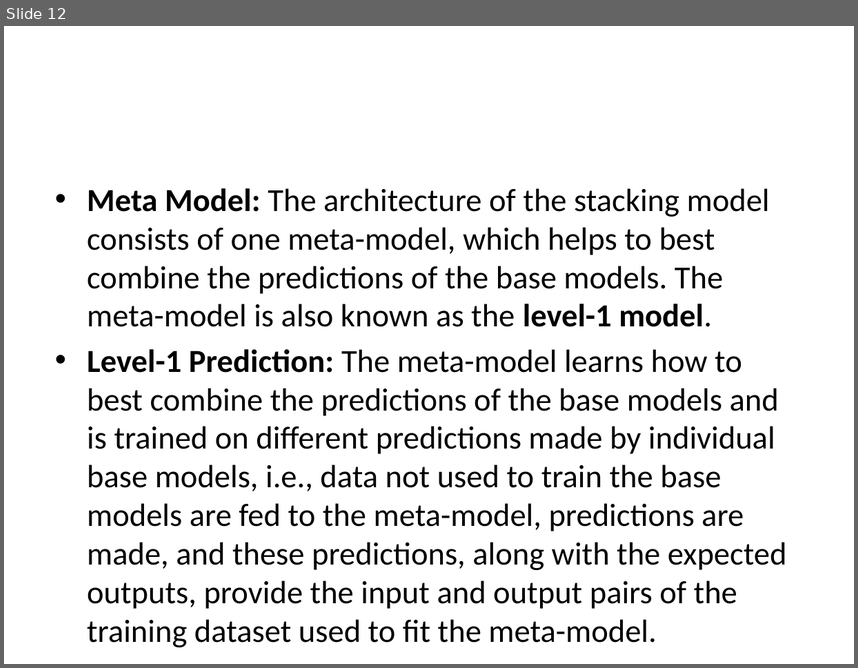
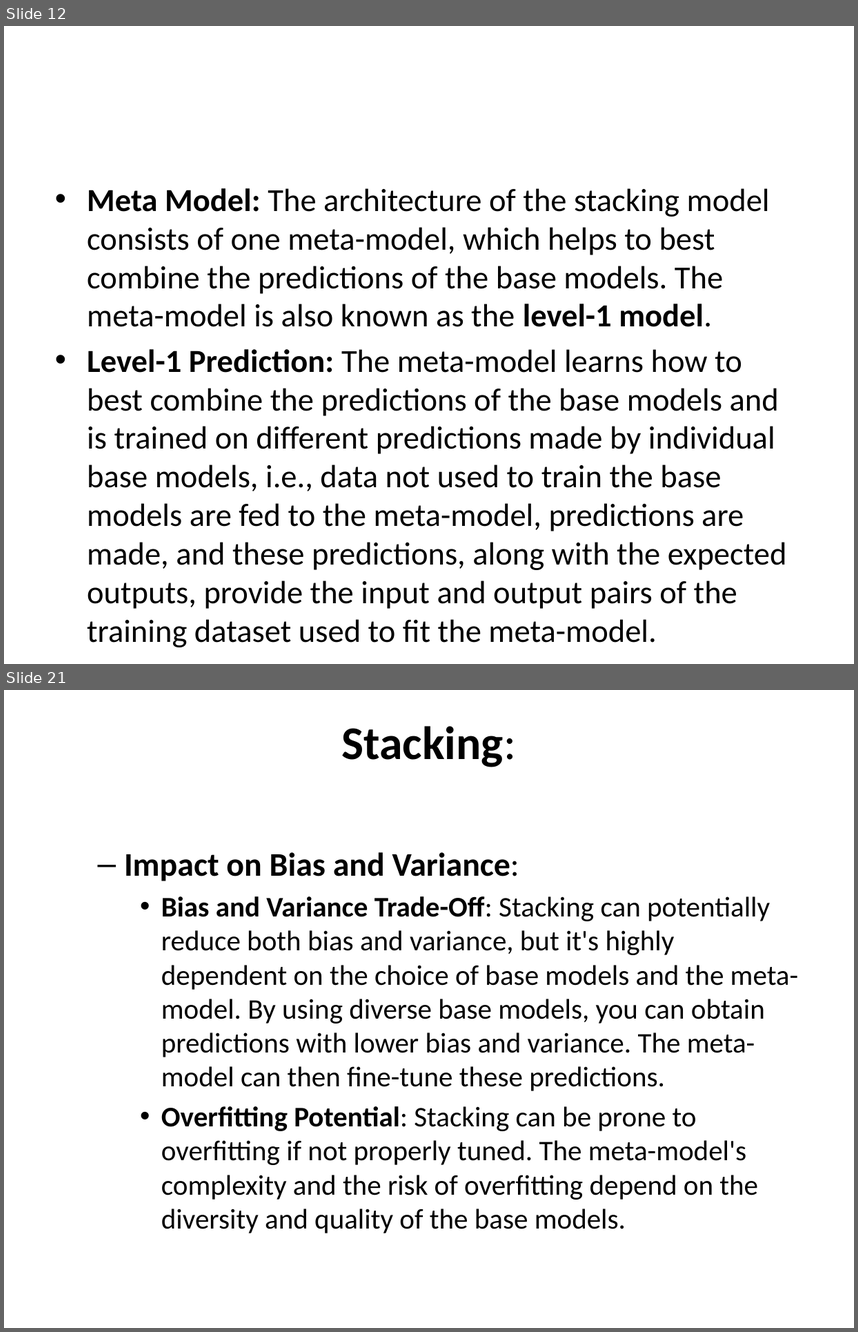
Before and after one commit to devipriyak/Machine-Learning-AI_ML-21-BAtch-V-sem, a slide deck: Ensemble Learning.pptx. Shown one above the other, each under a label of ours: slide 12 before the commit, slides 12 and 21 after it; the slides between them are not shown. The pictures are 858x668 and 858x1332 pixels, drawn with LibreOffice and Linux fonts; fonts in the diff are those of the drawing. Boxes give left, top, right and bottom in pixels: in the first picture for what was removed or moved away, otherwise in the second. Text is boxed around its words. In the diff, an @@ line names an element or a change of style, - is before the commit and + after.

```diff
--- a/Ensemble Learning.pptx
+++ b/Ensemble Learning.pptx
@@ slide 21 added at box(4, 690, 854, 1328), background #FFFFFF @@
@@ title added at box(342, 726, 516, 767), 39.6 pt, text #000000, bold @@
+Stacking:
@@ text added at box(124, 852, 799, 1233), 24 pt, text #000000 @@
+  – Impact on Bias and Variance:
+    • Bias and Variance Trade-Off: Stacking can potentially reduce both bias and variance, but it's highly dependent on the choice of base models and the meta-model. By using diverse base models, you can obtain predictions with lower bias and variance. The meta-model can then fine-tune these predictions.
+    • Overfitting Potential: Stacking can be prone to overfitting if not properly tuned. The meta-model's complexity and the risk of overfitting depend on the diversity and quality of the base models.
```
Also in this commit, not shown: 1 slide changed, 8 other slides added, 1 slide removed.
